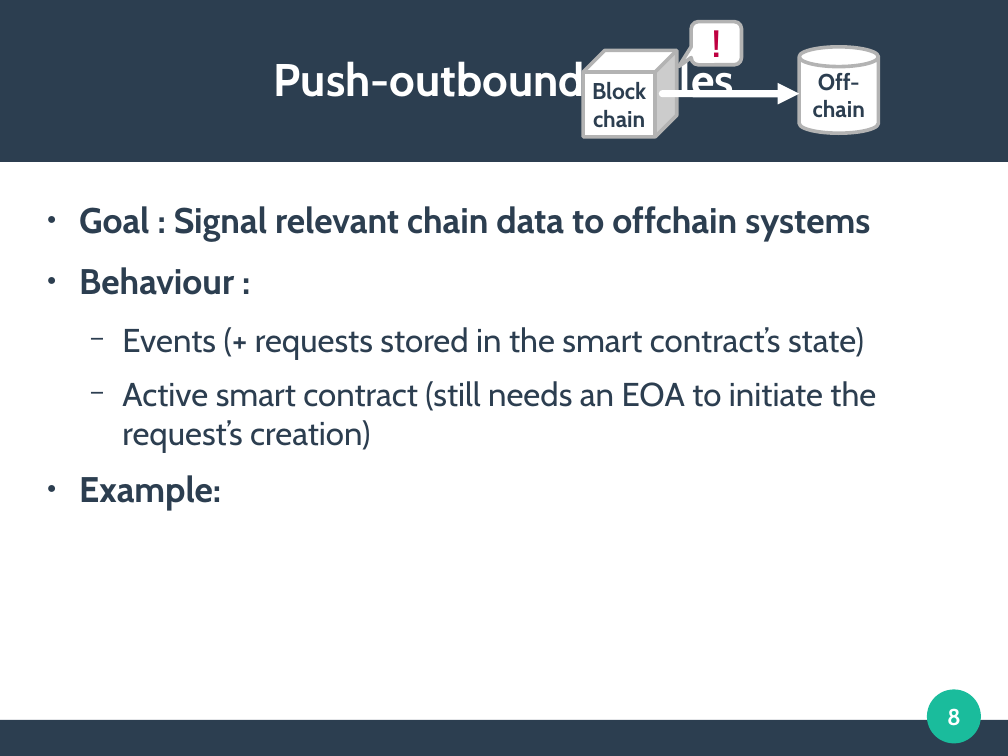
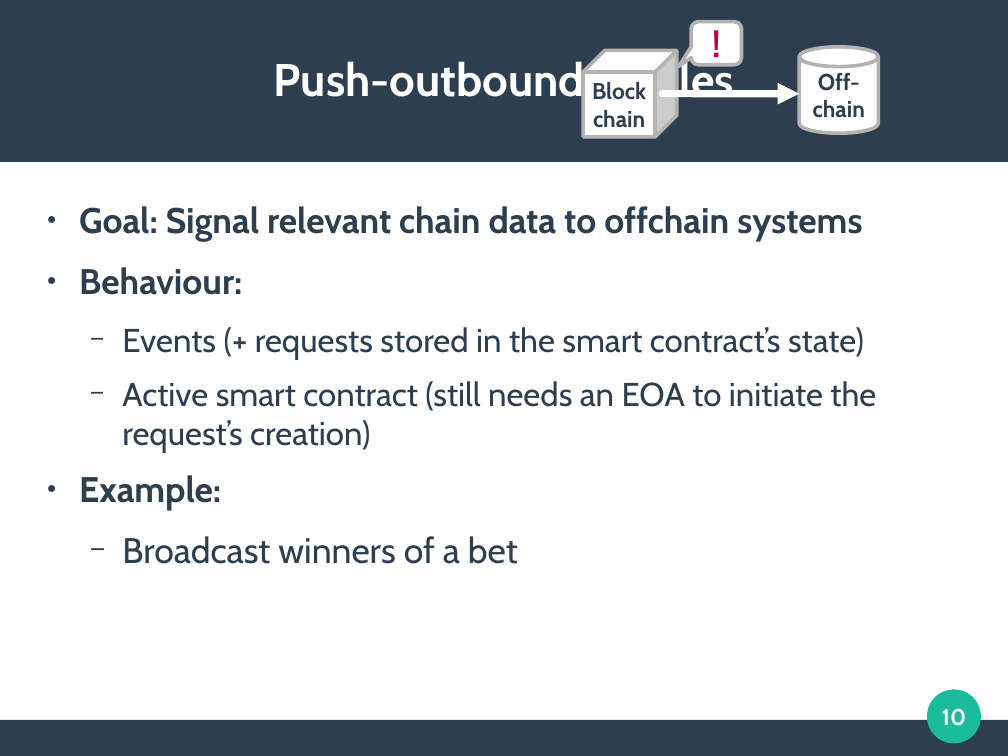
Before and after one commit to mbettinger/OT4-Lecture, a slide deck: slide 10 of Presentation - Oracles.odp (slide 8 before the commit). Drawn at 1008x756 pixels with LibreOffice and Linux fonts; fonts in the diff are those of the drawing. Boxes give left, top, right and bottom in pixels: in the first picture for what was removed or moved away, otherwise in the second. Text is boxed around its words. In the diff, an @@ line names an element or a change of style, - is before the commit and + after.

```diff
--- a/Presentation - Oracles.odp
+++ b/Presentation - Oracles.odp
@@ text at bbox=[79, 206, 862, 295]: spaces changed @@
-● Goal : Signal relevant chain data to offchain systems
-● Behaviour :
+● Goal: Signal relevant chain data to offchain systems
+● Behaviour:
@@ text at bbox=[122, 536, 518, 564]: paragraph added @@
+  − Broadcast winners of a bet
@@ page number at bbox=[942, 708, 967, 726]: text changed @@
-8
+10
```
Also in this commit, not shown: 8 other slides changed, 1 slide added, 2 slides removed, 16 other files.
